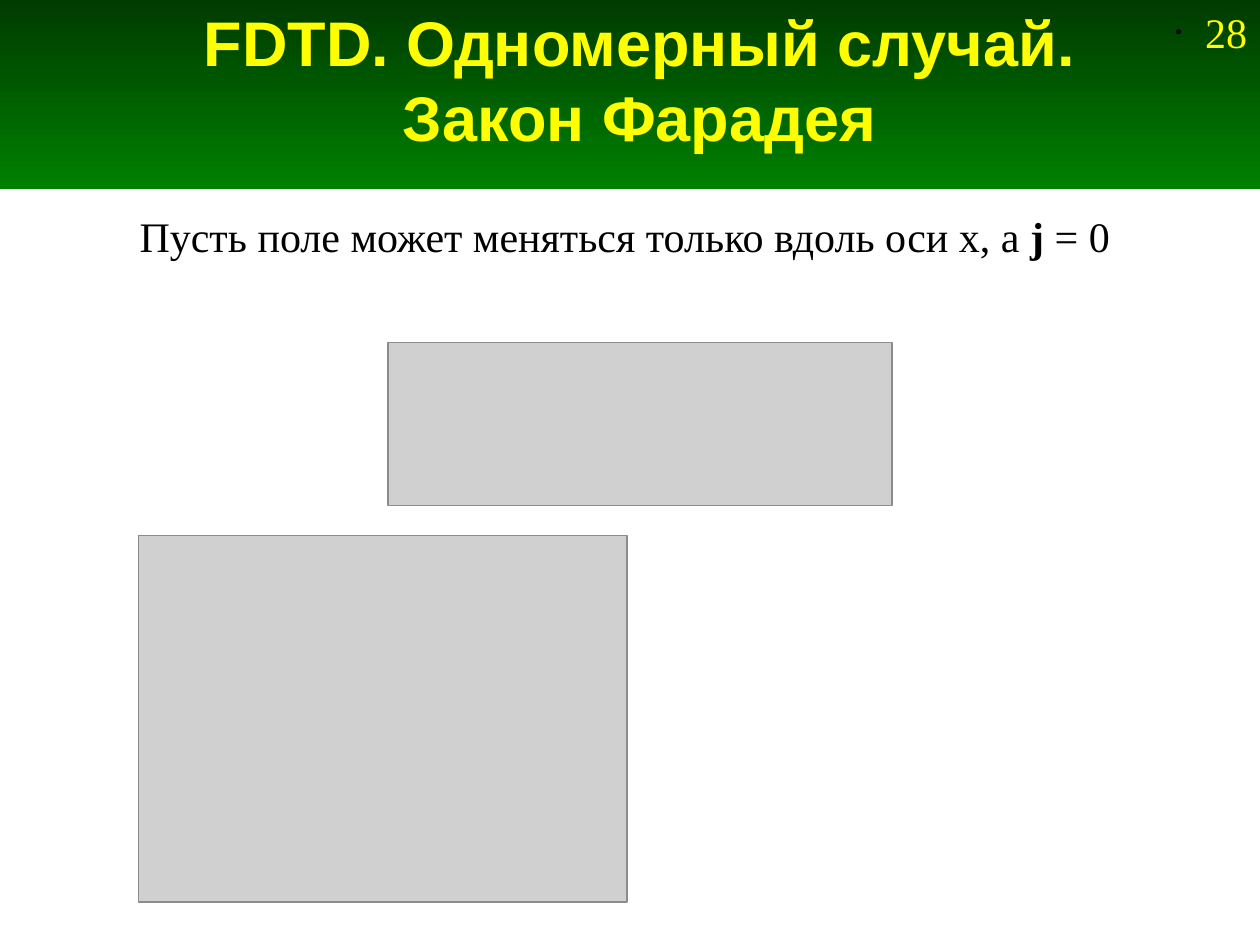
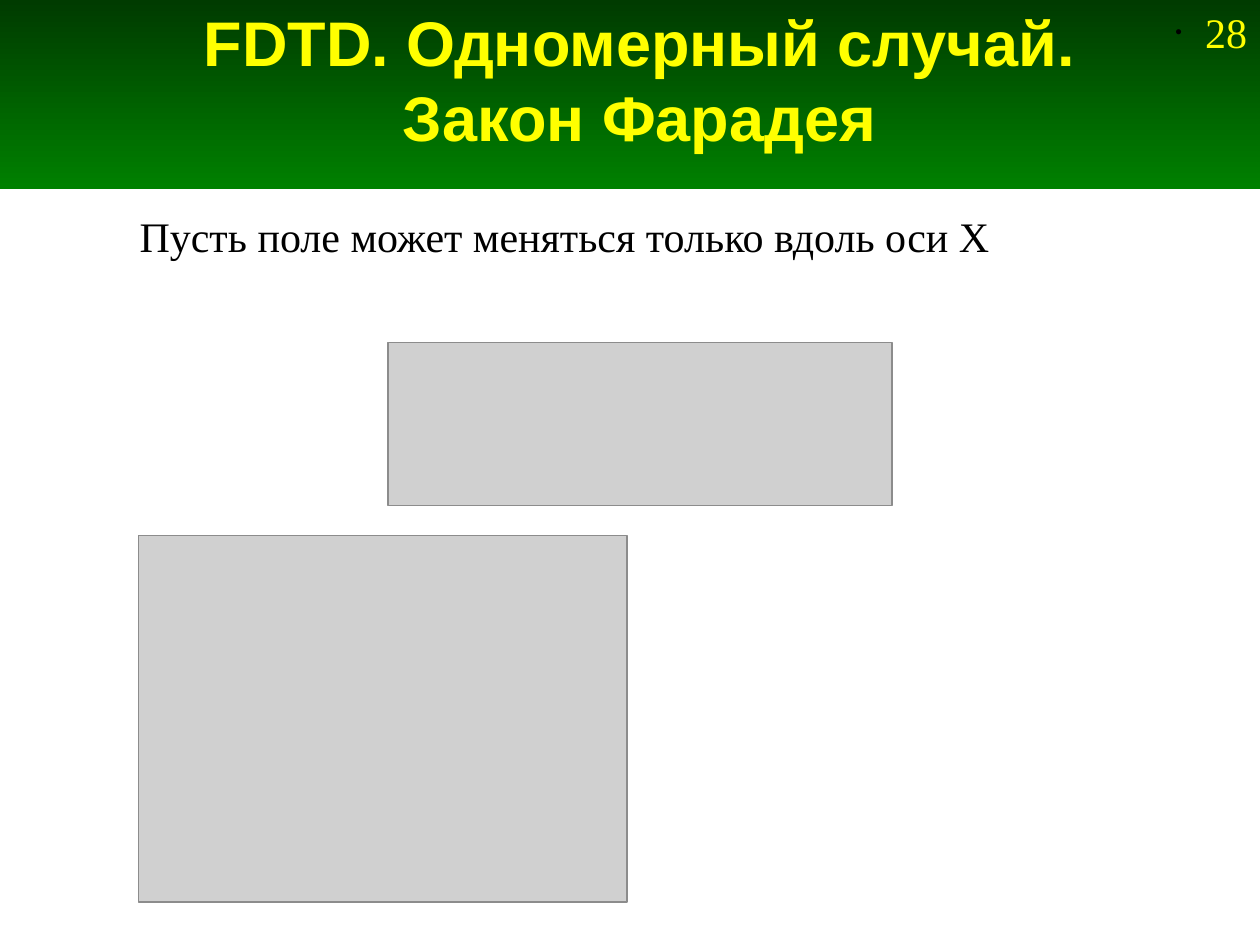
Before and after one commit to andris0147sv/modelling, a slide deck: slide 28 of presentations/2. FDTD.odp. Drawn at 1260x945 pixels with LibreOffice and Linux fonts; fonts in the diff are those of the drawing; grey boxes stand for pictures. Boxes give left, top, right and bottom in pixels: in the first picture for what was removed or moved away, otherwise in the second. Text is boxed around its words. In the diff, an @@ line names an element or a change of style, - is before the commit and + after.

```diff
--- a/presentations/2. FDTD.odp
+++ b/presentations/2. FDTD.odp
@@ text at <box>140,224,989,261</box>: text changed @@
-Пусть поле может меняться только вдоль оси x, а j = 0
+Пусть поле может меняться только вдоль оси X
```
Also in this commit, not shown: 1 other slide changed, 1 other file.
